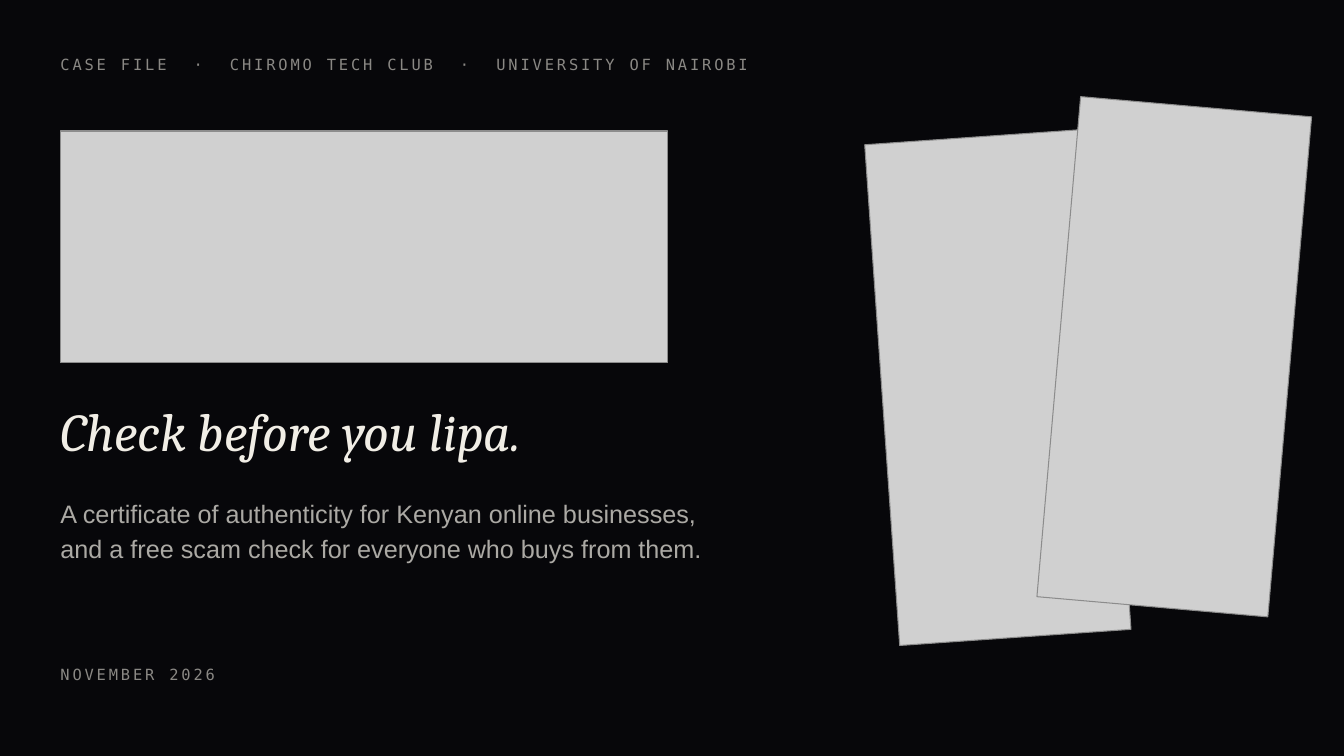
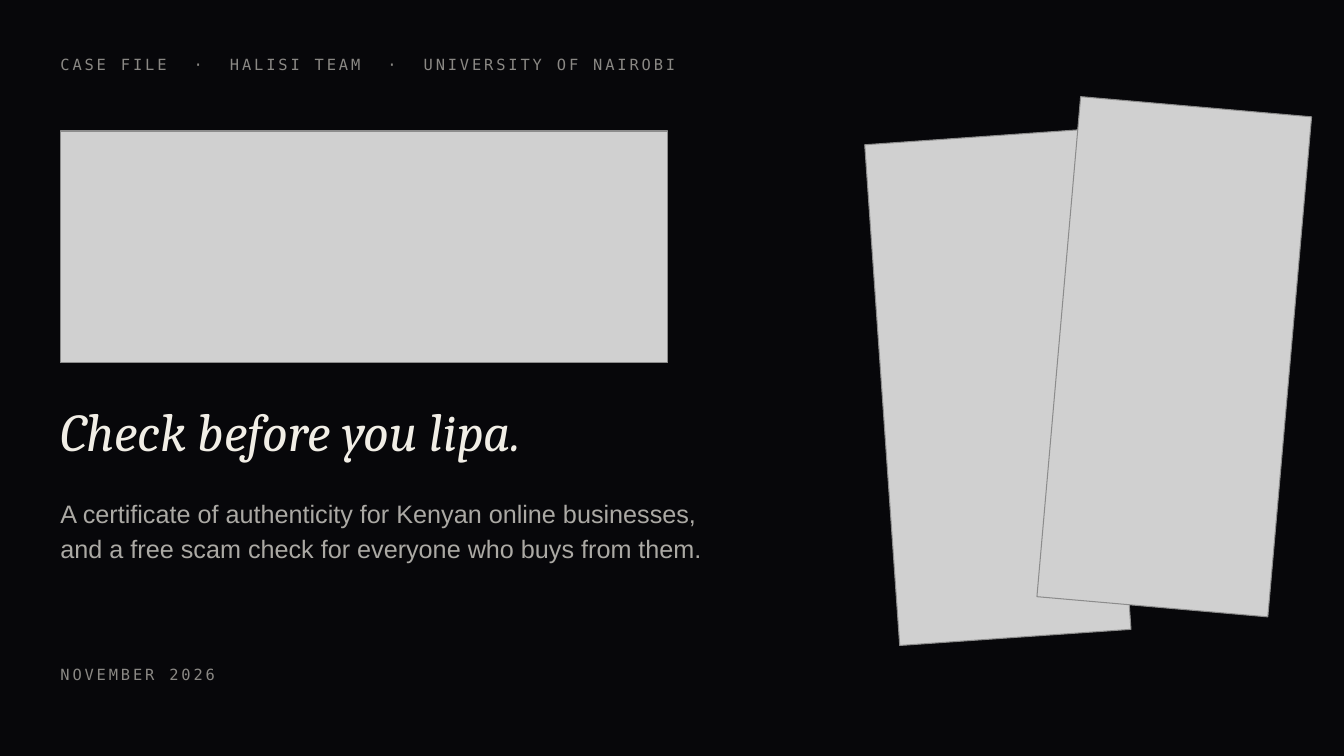
Before and after one commit to sigangandegwa/HalisiApp, a slide deck: slide 1 of docs/Halisi_App_Presentation.pptx. Drawn at 1344x756 pixels with LibreOffice and Linux fonts; fonts in the diff are those of the drawing; grey boxes stand for pictures. Boxes give left, top, right and bottom in pixels: in the first picture for what was removed or moved away, otherwise in the second. Text is boxed around its words. In the diff, an @@ line names an element or a change of style, - is before the commit and + after.

Commit message:
Presentation

```diff
--- a/docs/Halisi_App_Presentation.pptx
+++ b/docs/Halisi_App_Presentation.pptx
@@ text at [60, 58, 675, 70]: text changed @@
-CASE FILE · CHIROMO TECH CLUB · UNIVERSITY OF NAIROBI
+CASE FILE · HALISI TEAM · UNIVERSITY OF NAIROBI
```
